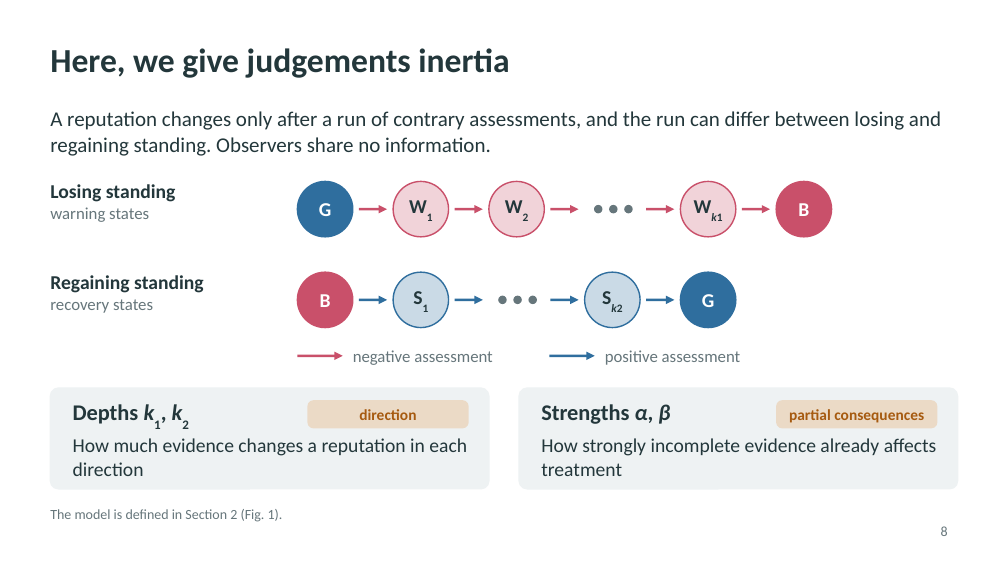
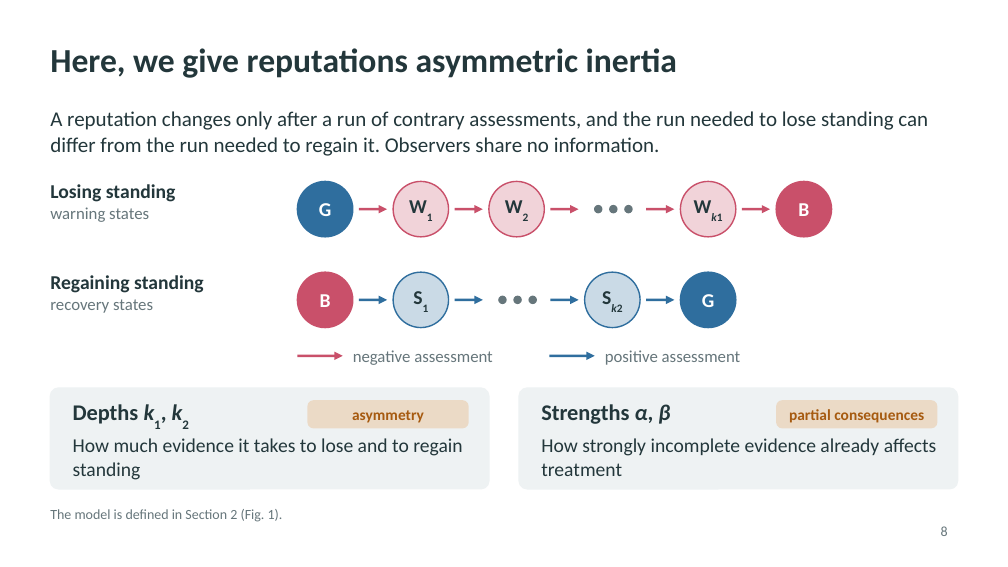
Before and after one commit to JoeWynn7/IR_paper, a slide deck: slide 8 of Slides/IR_motivation_section.pptx. Drawn at 1008x567 pixels with LibreOffice and Linux fonts; fonts in the diff are those of the drawing. Boxes give left, top, right and bottom in pixels: in the first picture for what was removed or moved away, otherwise in the second. Text is boxed around its words. In the diff, an @@ line names an element or a change of style, - is before the commit and + after.

```diff
--- a/Slides/IR_motivation_section.pptx
+++ b/Slides/IR_motivation_section.pptx
@@ title at (x1=50, y1=48, x2=677, y2=78): text changed @@
-Here, we give judgements inertia
+Here, we give reputations asymmetric inertia
@@ text at (x1=50, y1=111, x2=928, y2=156): text changed @@
-A reputation changes only after a run of contrary assessments, and the run can differ between losing and regaining standing. Observers share no information.
+A reputation changes only after a run of contrary assessments, and the run needed to lose standing can differ from the run needed to regain it. Observers share no information.
@@ text at (x1=352, y1=410, x2=424, y2=423): text changed @@
-direction
+asymmetry
@@ text at (x1=73, y1=438, x2=462, y2=480): text changed @@
-How much evidence changes a reputation in each direction
+How much evidence it takes to lose and to regain standing
```
Also in this commit, not shown: 3 other slides changed, 2 slides added, 2 slides removed, 2 other files.
